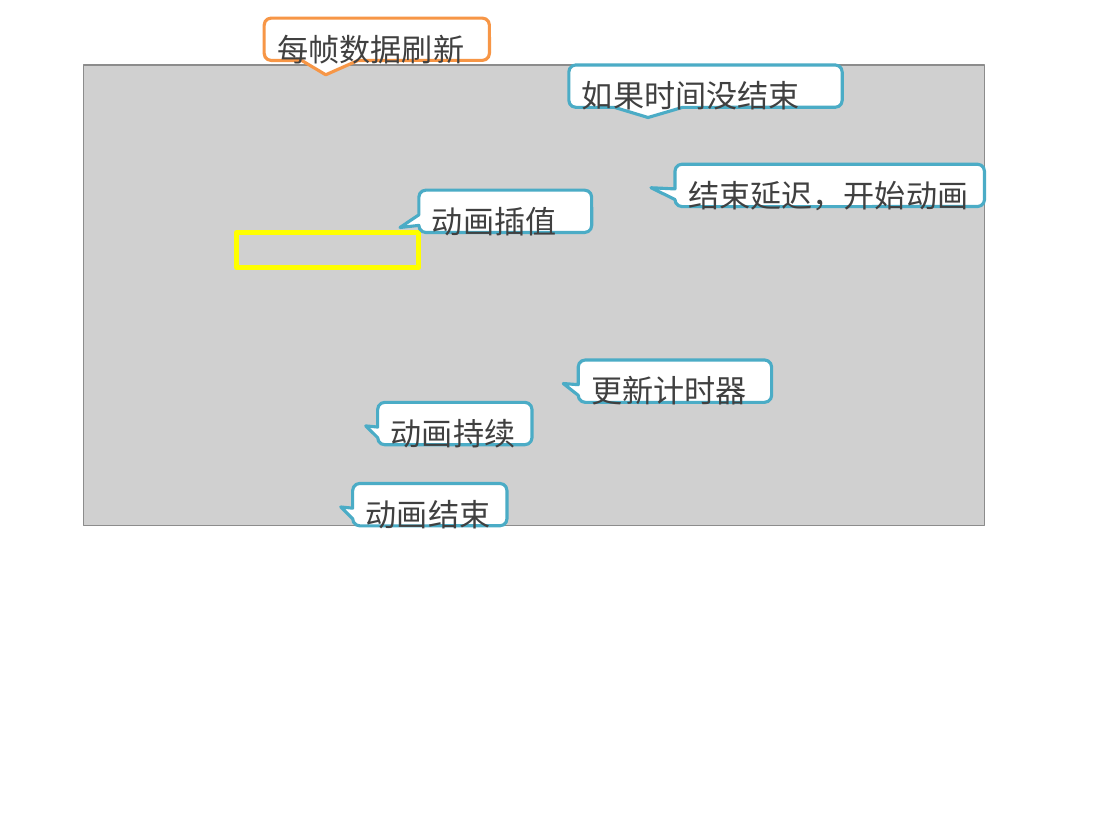
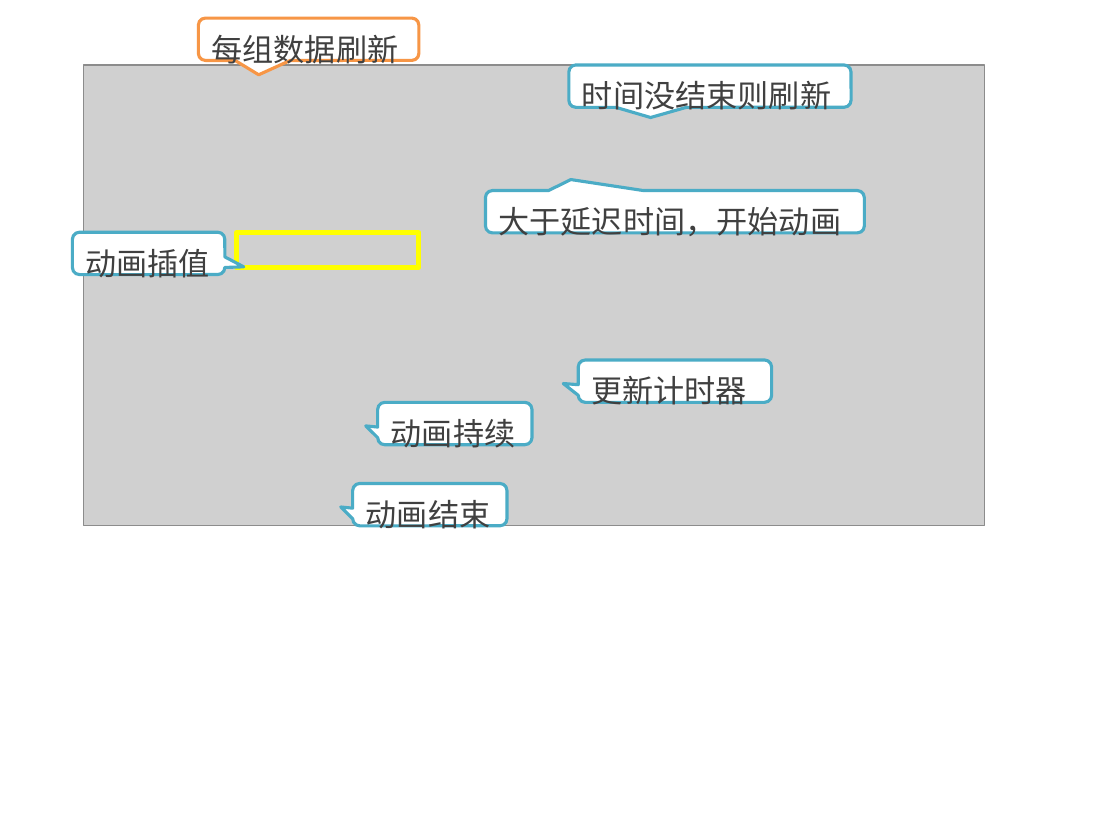
Before and after one commit to kong66/webAni, a slide deck: slide 24 of 23-svg-low-poly-transform/23.pptx. Drawn at 1120x840 pixels with LibreOffice and Linux fonts; fonts in the diff are those of the drawing; grey boxes stand for pictures. Boxes give left, top, right and bottom in pixels: in the first picture for what was removed or moved away, otherwise in the second. Text is boxed around its words. In the diff, an @@ line names an element or a change of style, - is before the commit and + after.

```diff
--- a/23-svg-low-poly-transform/23.pptx
+++ b/23-svg-low-poly-transform/23.pptx
@@ rounded speech box "每组数据刷新": place and size @@
-rounded speech box "每组数据刷新" at [264, 18, 489, 60]
+rounded speech box "每组数据刷新" at [198, 18, 419, 60]
@@ text in rounded speech box at [211, 35, 398, 69]: text changed @@
-每帧数据刷新
+每组数据刷新
@@ rounded speech box "时间没结束则刷新": place and size @@
-rounded speech box "时间没结束则刷新" at [569, 65, 842, 108]
+rounded speech box "时间没结束则刷新" at [569, 65, 851, 108]
@@ text in rounded speech box at [582, 76, 831, 116]: text changed @@
-如果时间没结束
+时间没结束则刷新
@@ rounded speech box "大于延迟时间，开始动画" at [485, 190, 864, 233]: proportions changed @@
@@ rounded speech box "大于延迟时间，开始动画": place and size @@
-rounded speech box "大于延迟时间，开始动画" at [675, 165, 984, 207]
+rounded speech box "大于延迟时间，开始动画" at [485, 190, 864, 233]
@@ text in rounded speech box at [498, 207, 841, 241]: text changed @@
-结束延迟，开始动画
+大于延迟时间，开始动画
@@ rounded speech box "动画插值": place and size @@
-rounded speech box "动画插值" at [419, 190, 591, 233]
+rounded speech box "动画插值" at [73, 232, 225, 274]
@@ rounded speech box "动画插值" at [73, 232, 225, 274]: proportions changed @@
```
Also in this commit, not shown: 20 other slides changed, 2 slides added, 1 slide removed, 2 other files.
